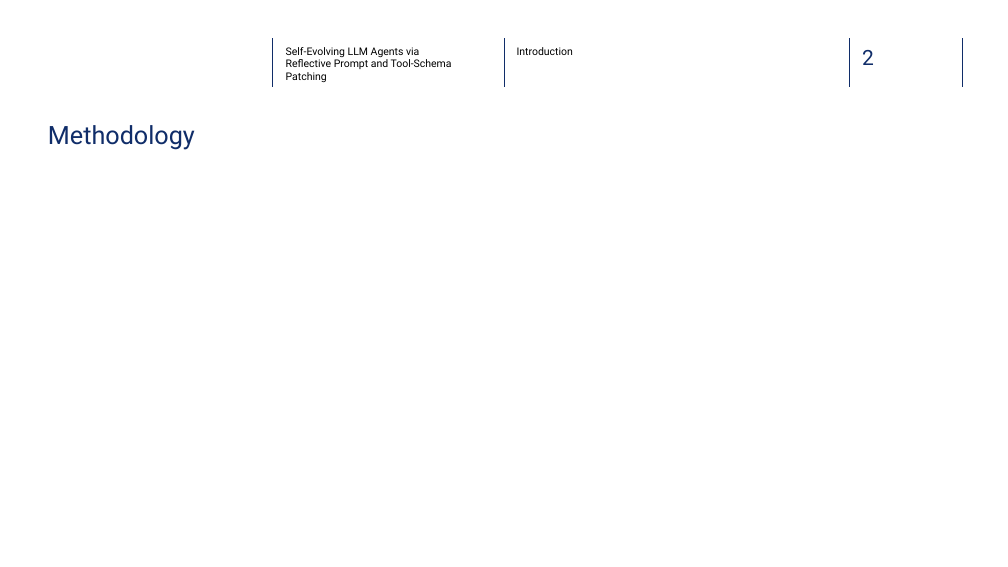
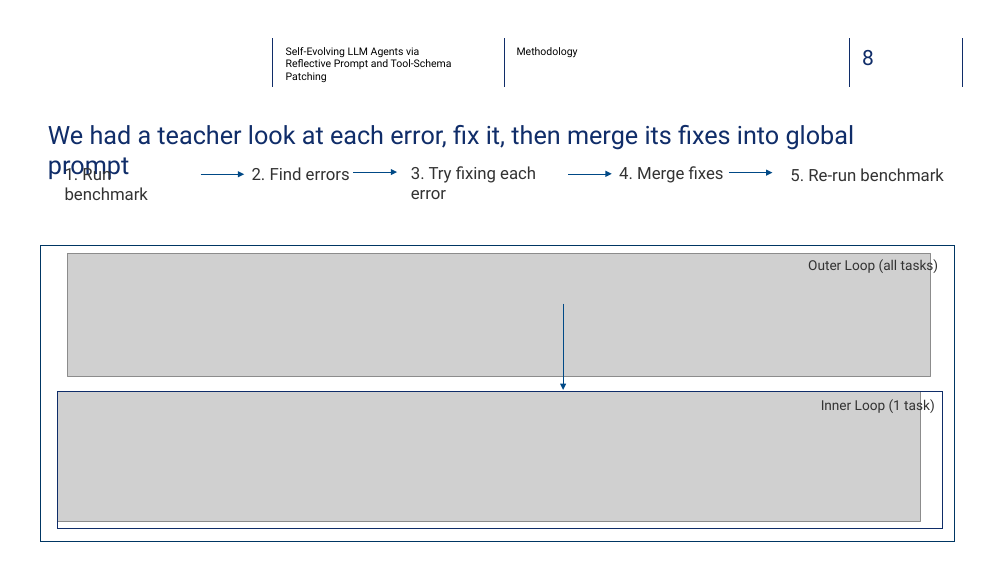
Before and after one commit to glebdementev/tau-evo, a slide deck: slide 8 of slides/defense.pptx (slide 9 before the commit). Drawn at 1008x567 pixels with LibreOffice and Linux fonts; fonts in the diff are those of the drawing; grey boxes stand for pictures; background and template pictures are left out. Boxes give left, top, right and bottom in pixels: in the first picture for what was removed or moved away, otherwise in the second. Text is boxed around its words. In the diff, an @@ line names an element or a change of style, - is before the commit and + after.

```diff
--- a/slides/defense.pptx
+++ b/slides/defense.pptx
@@ text at [517, 47, 578, 58]: text changed @@
-Introduction
+Methodology
@@ text at [862, 50, 874, 66]: text changed @@
-2
+8
@@ text at [48, 125, 855, 150]: text changed @@
-Methodology
+We had a teacher look at each error, fix it, then merge its fixes into global prompt
@@ text added at [65, 165, 148, 200], 16 pt, text #333333 @@
+1. Run benchmark
@@ arrow added from (200, 175) to (244, 175), #004986 0.5 pt @@
@@ text added at [252, 167, 350, 180], 16 pt, text #333333 @@
+2. Find errors
@@ arrow added from (354, 172) to (397, 172), #004986 0.5 pt @@
@@ text added at [411, 166, 536, 199], 16 pt, text #333333 @@
+3. Try fixing each error
@@ arrow added from (569, 174) to (612, 174), #004986 0.5 pt @@
@@ text added at [619, 166, 724, 183], 16 pt, text #333333 @@
+4. Merge fixes
@@ arrow added from (729, 172) to (773, 172), #004986 0.5 pt @@
@@ text added at [790, 168, 943, 181], 16 pt, text #333333 @@
+5. Re-run benchmark
@@ rounded rectangle added at [41, 245, 955, 541], outline #003663 1 pt @@
@@ picture added at [68, 253, 931, 377] @@
@@ text added at [808, 257, 939, 274], 13 pt, text #333333 @@
+Outer Loop (all tasks)
@@ arrow added from (563, 304) to (563, 390), #004986 0.5 pt @@
@@ picture added at [57, 391, 920, 522] @@
@@ rounded rectangle added at [57, 391, 943, 529], outline #0F2D69 1 pt @@
@@ text added at [821, 397, 935, 414], 13 pt, text #333333 @@
+Inner Loop (1 task)
```
Also in this commit, not shown: 7 other slides changed, 7 slides added, 1 slide removed, 20 other files.
